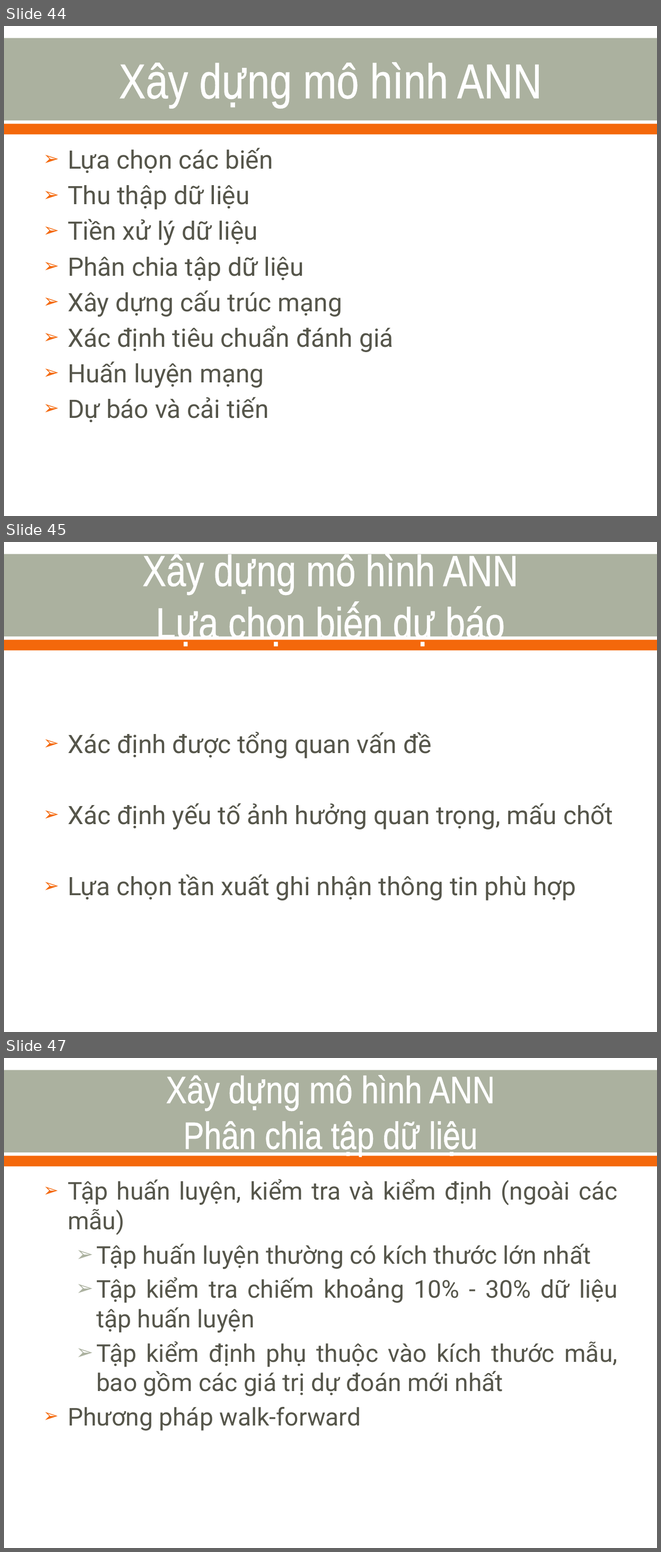
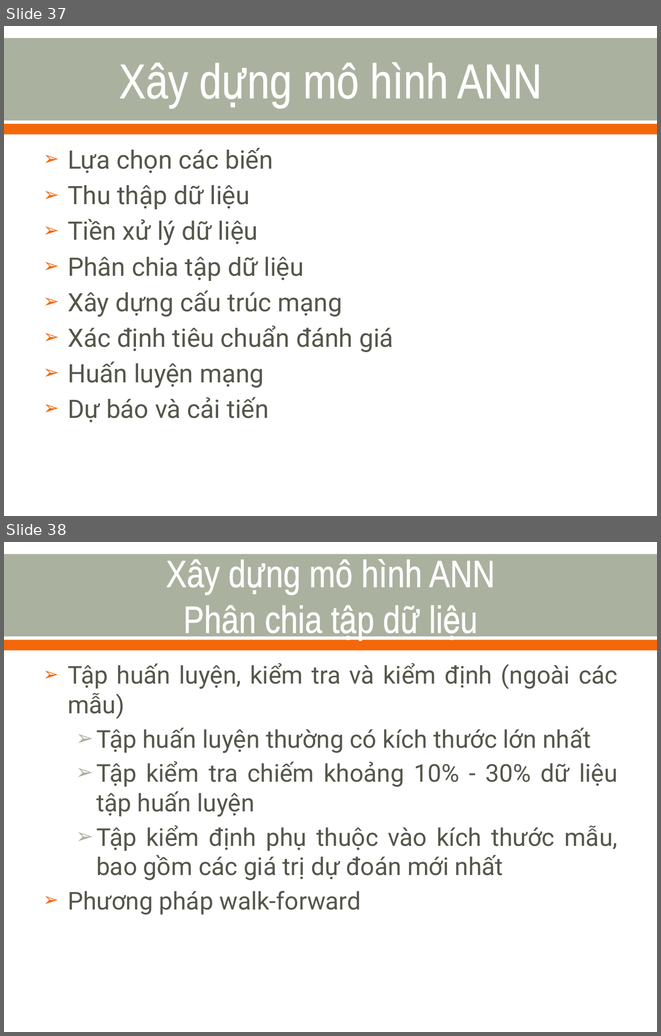
Before and after one commit to nvtthai/forecast-time-series, a slide deck: Report/Presentation.ppt. Shown one above the other, each under a label of ours: slides 44, 45 and 47 before the commit, slides 37 and 38 after it; the slides between them are not shown. The pictures are 661x1552 and 661x1036 pixels, drawn with LibreOffice and Linux fonts; fonts in the diff are those of the drawing. Boxes give left, top, right and bottom in pixels: in the first picture for what was removed or moved away, otherwise in the second. Text is boxed around its words. In the diff, an @@ line names an element or a change of style, - is before the commit and + after.

```diff
--- a/Report/Presentation.ppt
+++ b/Report/Presentation.ppt
@@ slide 45 removed at (4,542,657,1032), background #FFFFFF; not listed: 2 template elements that a slide beside it also shows @@
@@ title removed at (142,550,518,646) @@
-Xây dựng mô hình ANN
-Lựa chọn biến dự báo
@@ text removed at (68,732,613,900) @@
-➢ Xác định được tổng quan vấn đề
-➢ Xác định yếu tố ảnh hưởng quan trọng, mấu chốt
-➢ Lựa chọn tần xuất ghi nhận thông tin phù hợp
@@ what was slide 44 is now slide 37 @@
@@ what was slide 47 is now slide 38 @@
```
Also in this commit, not shown: 11 slides changed, 5 slides added, 10 other slides removed.
